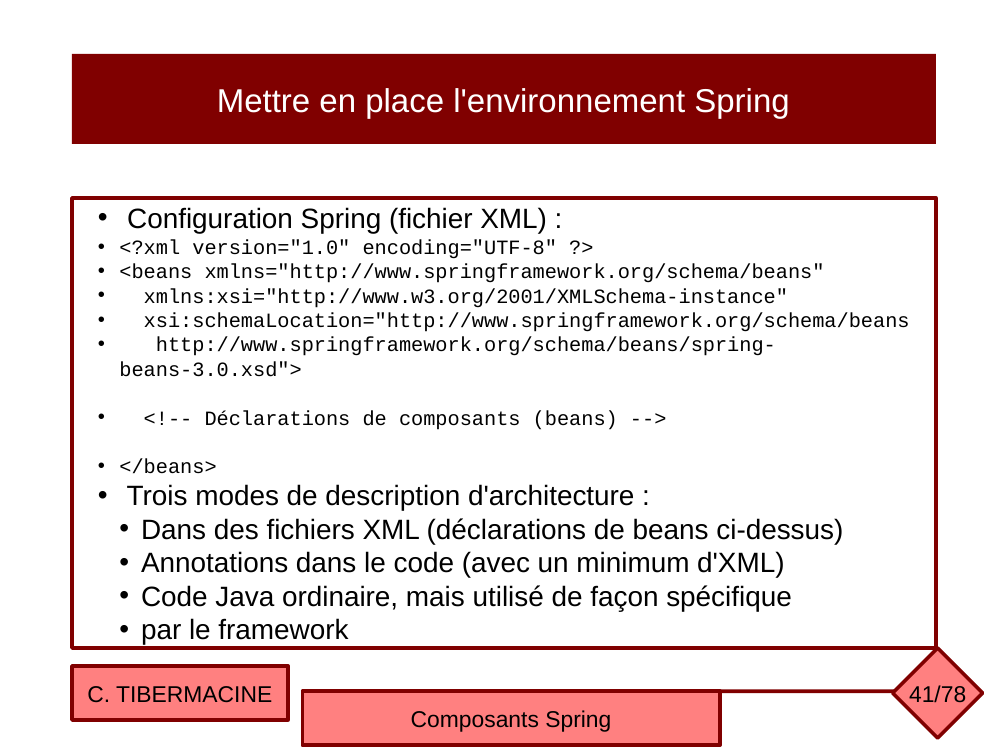
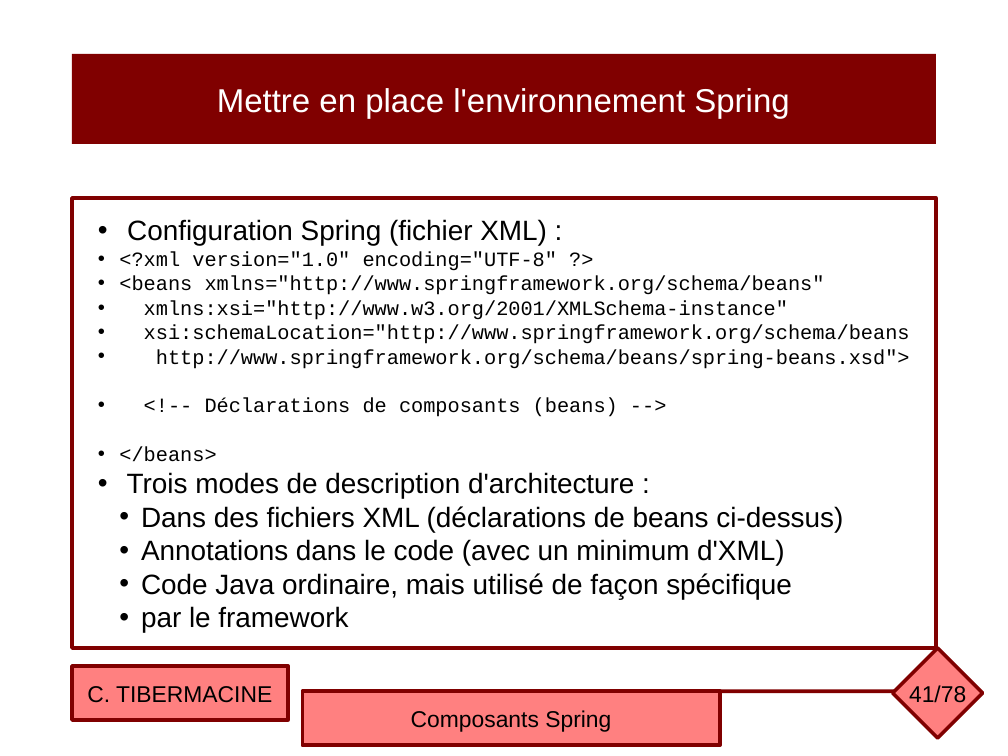
Before and after one commit to ctiber/composants, a slide deck: slide 41 of cours/cours2.odp. Drawn at 1008x756 pixels with LibreOffice and Linux fonts; fonts in the diff are those of the drawing. Boxes give left, top, right and bottom in pixels: in the first picture for what was removed or moved away, otherwise in the second. Text is boxed around its words. In the diff, an @@ line names an element or a change of style, - is before the commit and + after.

Commit message:
Mise à jour des slides

```diff
--- a/cours/cours2.odp
+++ b/cours/cours2.odp
@@ text in rectangle at box(156, 349, 910, 369): text changed @@
-• http://www.springframework.org/schema/beans/spring-beans-3.0.xsd">
+• http://www.springframework.org/schema/beans/spring-beans.xsd">
```
Also in this commit, not shown: 1 other file.
